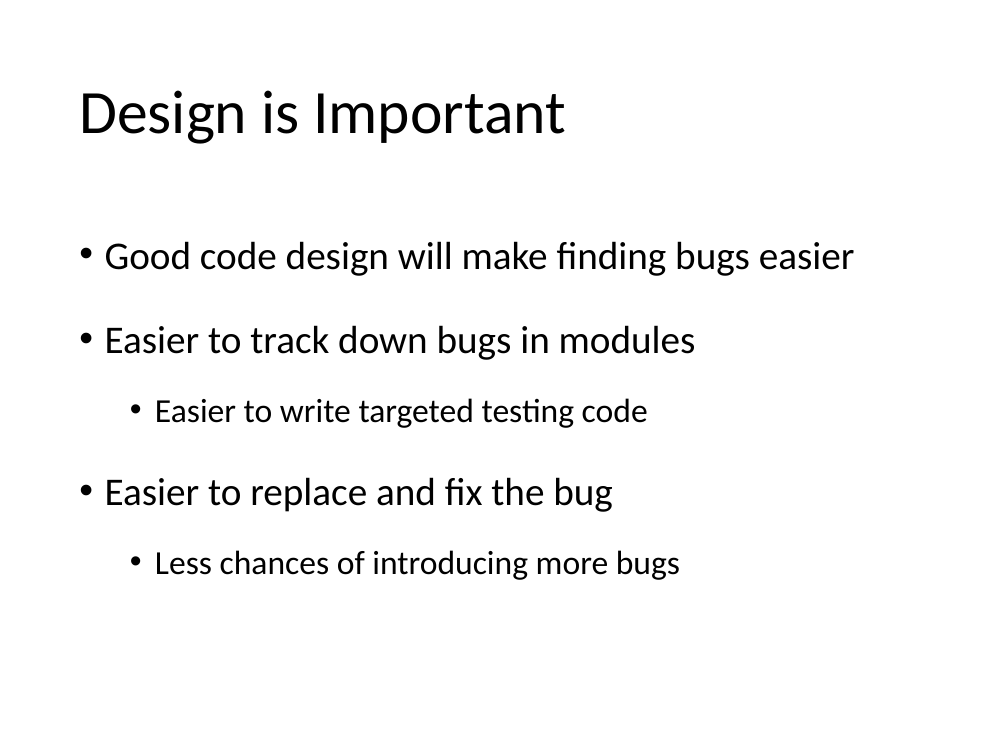
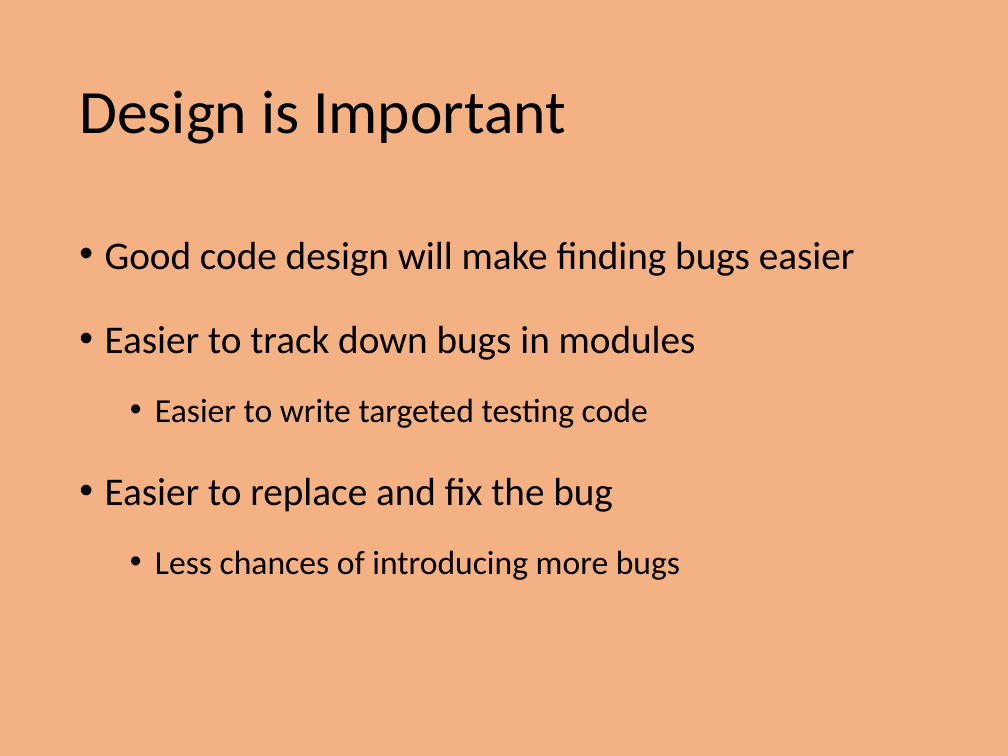
Before and after one commit to PrincetonUniversity/intro_debugging, a slide deck: slide 3 of 01_overview/Introduction_To_Debugging.pptx. Drawn at 1008x756 pixels with LibreOffice and Linux fonts; fonts in the diff are those of the drawing. Boxes give left, top, right and bottom in pixels: in the first picture for what was removed or moved away, otherwise in the second. Text is boxed around its words. In the diff, an @@ line names an element or a change of style, - is before the commit and + after.

```diff
--- a/01_overview/Introduction_To_Debugging.pptx
+++ b/01_overview/Introduction_To_Debugging.pptx
@@ background #FFFFFF to #F4B183 @@
```
Also in this commit, not shown: 5 other slides changed, 4 slides added, 1 slide removed, 10 other files.
